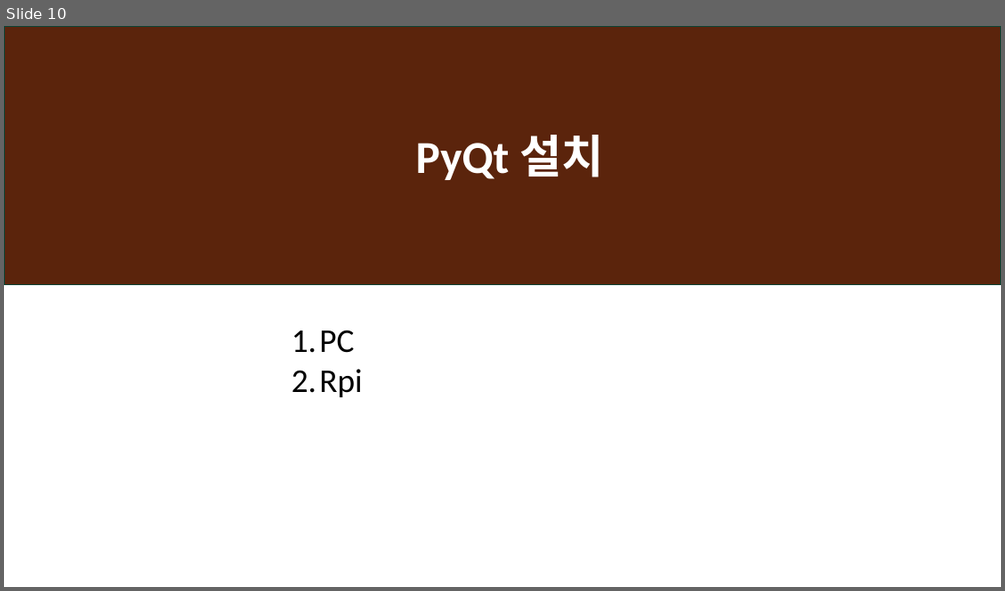
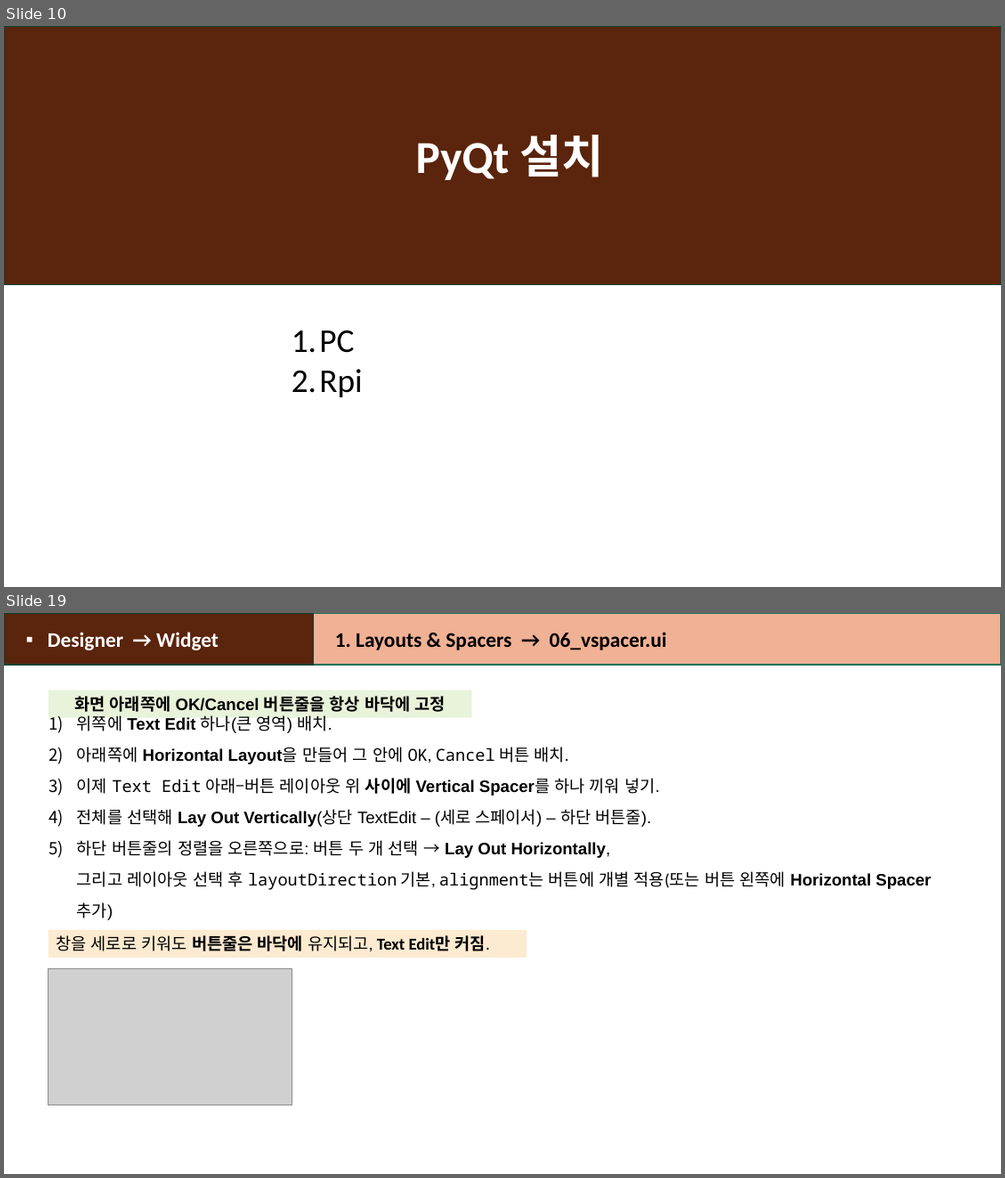
Before and after one commit to heartcom/Linux-Program, a slide deck: 2_Rpi_GPIO_DHT11_PyQt.pptx. Shown one above the other, each under a label of ours: slide 10 before the commit, slides 10 and 19 after it; the slides between them are not shown. The pictures are 1005x591 and 1005x1178 pixels, drawn with LibreOffice and Linux fonts; fonts in the diff are those of the drawing; grey boxes stand for pictures. Boxes give left, top, right and bottom in pixels: in the first picture for what was removed or moved away, otherwise in the second. Text is boxed around its words. In the diff, an @@ line names an element or a change of style, - is before the commit and + after.

```diff
--- a/2_Rpi_GPIO_DHT11_PyQt.pptx
+++ b/2_Rpi_GPIO_DHT11_PyQt.pptx
@@ slide 19 added at box(4, 613, 1001, 1174), background #FFFFFF @@
@@ rectangle added at box(4, 613, 313, 665), fill #5C240C, outline #0D4335 1 pt, 20 pt, text #FFFFFF, bold @@
+▪ Designer → Widget
@@ rectangle added at box(313, 613, 1001, 665), fill #F0B195, outline #157259 1 pt, 20 pt, text #000000, bold @@
+1. Layouts & Spacers → 06_vspacer.ui
@@ rectangle added at box(48, 690, 471, 718), fill #E8F3DA, 16 pt, text #000000, bold @@
+화면 아래쪽에 OK/Cancel 버튼줄을 항상 바닥에 고정
@@ text added at box(77, 715, 930, 920), 16 pt, text #000000 @@
+1) 위쪽에 Text Edit 하나(큰 영역) 배치.
+2) 아래쪽에 Horizontal Layout을 만들어 그 안에 OK, Cancel 버튼 배치.
+3) 이제 Text Edit 아래–버튼 레이아웃 위 사이에 Vertical Spacer를 하나 끼워 넣기.
+4) 전체를 선택해 Lay Out Vertically(상단 TextEdit – (세로 스페이서) – 하단 버튼줄).
+5) 하단 버튼줄의 정렬을 오른쪽으로: 버튼 두 개 선택 → Lay Out Horizontally,
+   그리고 레이아웃 선택 후 layoutDirection 기본, alignment는 버튼에 개별 적용(또는 버튼 왼쪽에 Horizontal Spacer 추가)
@@ rectangle added at box(48, 930, 526, 957), fill #FCEBD1, 16 pt, text #000000, bold @@
+창을 세로로 키워도 버튼줄은 바닥에 유지되고, Text Edit만 커짐.
@@ picture added at box(48, 969, 291, 1105) @@
```
Also in this commit, not shown: 12 slides changed, 28 other slides added, 1 other file.
